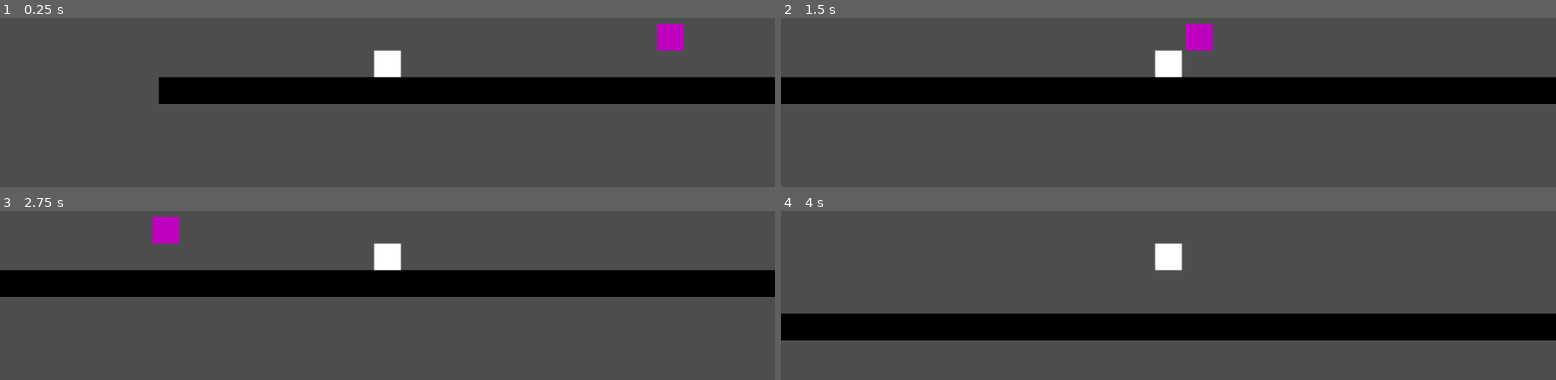
Above: before the commit, frames 1-4 (two rows, left to right).
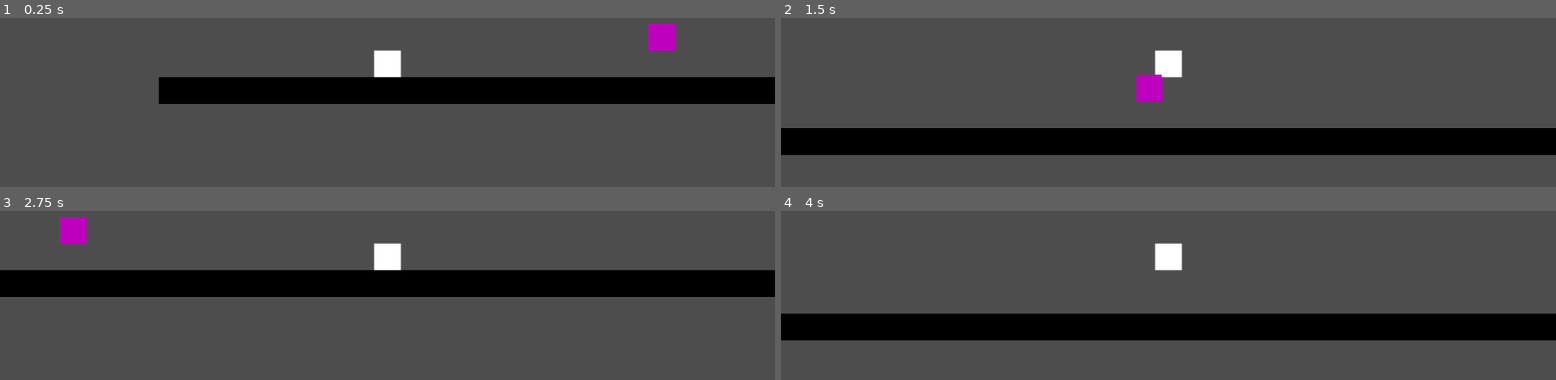
Above: after the commit, the same moments.

Repository: thomasWkr/pogoland
Game: Godot game, scene res://Main.tscn
Two runs of this game, one before a commit and one after it. Both use one fixed random seed, a clock stepped at 60 frames per second and the inputs below.
Inputs:
- Up to frame 1 (0.25 s): no input
- Up to frame 2 (1.5 s): tap Up (jump) at 0.6, 0.77, 1.07, 1.35 s
- Up to frame 3 (2.75 s): tap Up (jump) at 1.52, 1.82, 2.1 s
- Up to frame 4 (4 s): tap Up (jump) at 2.85, 3.02, 3.32, 3.6, 3.77 s

The runs differ from the first frame. In frame 1, 0.4% of the frame differs, in the area x 83-89%, y 3-20%; in frame 2, 33%, in the area x 0-100%, y 3-82%; in frame 3, 1.1%; in frame 4, nothing differs.

Commit message:
working pogo

Diff:
--- a/Scenes/Characters/Bird.tscn
+++ b/Scenes/Characters/Bird.tscn
@@ -3,9 +3,10 @@
 [ext_resource type="Script" path="res://Scenes/Characters/bird.gd" id="1_ikggd"]
 
 [sub_resource type="RectangleShape2D" id="RectangleShape2D_543k8"]
-size = Vector2(40, 19)
+size = Vector2(20, 11)
 
-[node name="Bird" type="Area2D"]
+[node name="Bird" type="CharacterBody2D"]
+collision_layer = 2
 script = ExtResource("1_ikggd")
 
 [node name="ColorRect" type="ColorRect" parent="."]
@@ -13,8 +14,11 @@
 offset_bottom = 40.0
 color = Color(0.74441, 0.000425091, 0.744405, 1)
 
-[node name="PogoDetectionArea" type="CollisionShape2D" parent="."]
-position = Vector2(20, 3.5)
+[node name="PogoDetectionArea" type="Area2D" parent="."]
+
+[node name="DetectionArea" type="CollisionShape2D" parent="PogoDetectionArea"]
+position = Vector2(20, 0)
 shape = SubResource("RectangleShape2D_543k8")
 
-[connection signal="body_entered" from="." to="." method="_on_body_entered"]
+[connection signal="body_entered" from="PogoDetectionArea" to="." method="_on_pogo_detection_area_body_entered"]
+[connection signal="body_exited" from="PogoDetectionArea" to="." method="_on_pogo_detection_area_body_exited"]
--- a/Scenes/Characters/bird.gd
+++ b/Scenes/Characters/bird.gd
@@ -1,8 +1,19 @@
-extends Area2D
+extends CharacterBody2D
 
+const SPEED = 50.0
 
+func _physics_process(delta: float) -> void:
+	velocity.x = -SPEED
 
-func _on_body_entered(body: Node2D) -> void:
+	move_and_slide()
+
+func _on_pogo_detection_area_body_entered(body: Node2D) -> void:
 	if(body.name == "Pc"):
 		body.can_pogo = true
 	pass # Replace with function body.
+
+
+func _on_pogo_detection_area_body_exited(body: Node2D) -> void:
+	if(body.name == "Pc"):
+		body.can_pogo = false
+	pass # Replace with function body.
--- a/Scenes/Characters/pc.gd
+++ b/Scenes/Characters/pc.gd
@@ -12,8 +12,11 @@
 		velocity += get_gravity() * delta
 
 	# Handle jump.
-	if Input.is_action_just_pressed("jump") and is_on_floor():
-		velocity.y = JUMP_VELOCITY
+	if Input.is_action_just_pressed("jump"):
+		if(is_on_floor()):
+			velocity.y = JUMP_VELOCITY
+		elif(can_pogo):
+			velocity.y = JUMP_VELOCITY
 
 	velocity.x = SPEED
 
